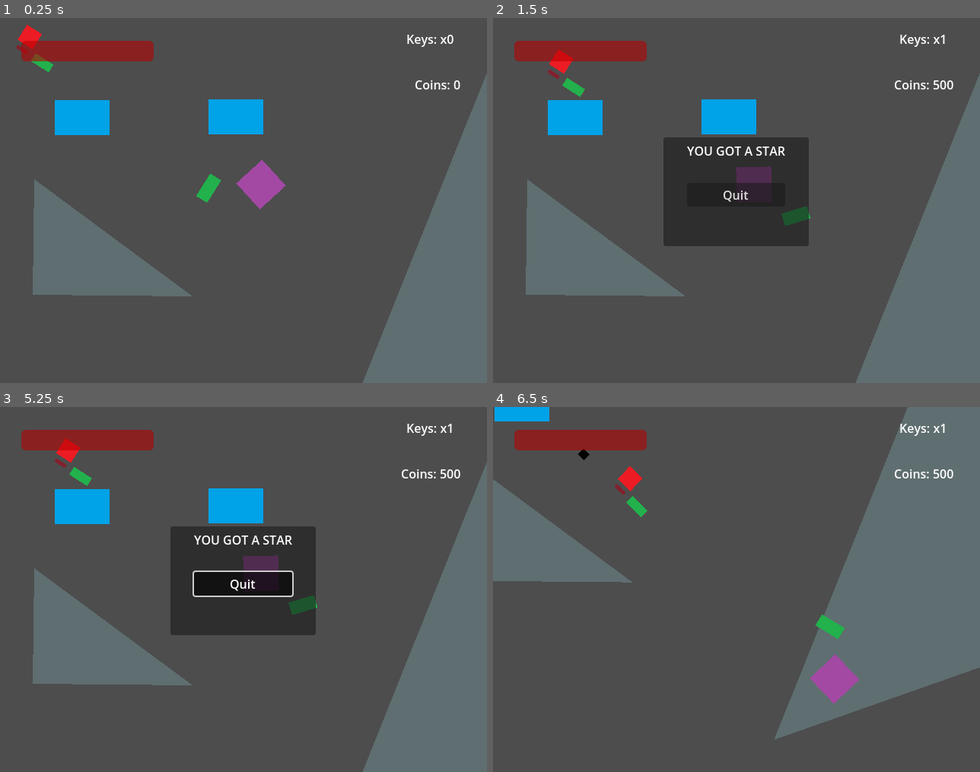
Above: before the commit, frames 1-4 (two rows, left to right).
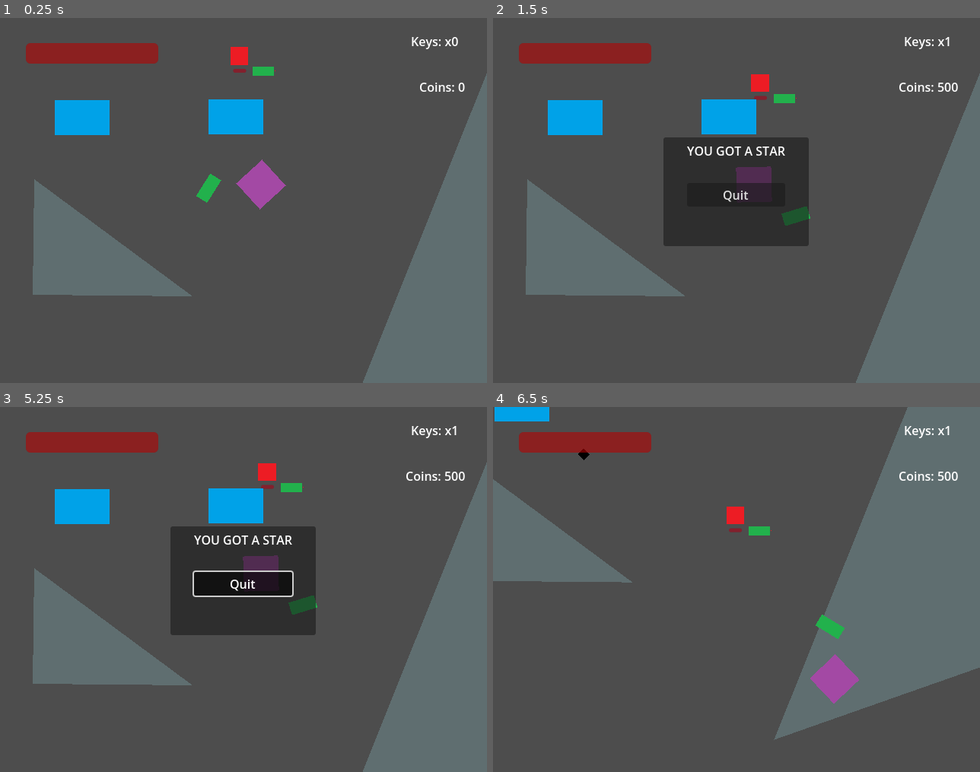
Above: after the commit, the same moments.

Repository: tehlyre/document1
Game: Godot game, scene res://scenes/main.tscn
The game is run twice, just before and just after one commit, with the same random seed, the same clock (stepped at 60 frames per second) and the same inputs.
Inputs (mouse positions are in pixels of both pictures, inside the frame that each line leads up to):
- Up to frame 1 (0.25 s): no input
- Up to frame 2 (1.5 s): tap Enter at 0.5 s; move the mouse to (843, 182) at 0.52 s; hold Right (right) 0.53-1.28 s; hold C (interact) 0.53-1.28 s; click (843, 182) at 0.67 s; tap Space at 1.25 s; move the mouse to (639, 218) at 1.27 s; hold Down (down) from 1.28 s (still down); click (639, 218) at 1.35 s
- Up to frame 3 (5.25 s): tap Enter at 2, 3.5 s; move the mouse to (292, 509) at 2.02 s; release Down (down) at 2.03 s; hold Right (right) 2.03-2.78 s; hold C (interact) 2.03-2.78 s; tap Space at 2.75, 4.25 s; move the mouse to (219, 662) at 2.77 s; hold Up (up) 2.78-3.53 s; click (219, 662) at 2.85 s; move the mouse to (389, 644) at 3.52 s; hold C (interact) 3.53-4.28 s; hold Left (left) 3.53-5.03 s; move the mouse to (97, 534) at 4.27 s; click (97, 534) at 4.35 s; move the mouse to (267, 589) at 5.02 s; hold Down (down) from 5.03 s (still down); hold C (interact) from 5.03 s (still down); click (267, 589) at 5.17 s
- Up to frame 4 (6.5 s): move the mouse to (663, 498) at 5.77 s; release Down (down) at 5.78 s; release C (interact) at 5.78 s; hold Right (right) from 5.78 s (still down); click (663, 498) at 5.85 s

The runs differ from the first frame. In frame 1, 1.3% of the frame differs, in the area x 3-96%, y 1-21%; in frame 2, 1.4%; in frame 3, 1.4%; in frame 4, 1.4%, in the area x 4-96%, y 4-36%.

Commit message:
Document1 commit ELUSIVE
implemented SinEStR 2.0, adding basic pathfinding in the form of the PEEK state

Diff:
--- a/scenes/Characters/enemigo.tscn
+++ b/scenes/Characters/enemigo.tscn
@@ -38,6 +38,7 @@
 texture = ExtResource("2_lc6c0")
 
 [node name="alpha_particle" type="RayCast2D" parent="."]
+visible = false
 position = Vector2(-1, 0)
 target_position = Vector2(64, 0)
 
--- a/scenes/Levels/container.tscn
+++ b/scenes/Levels/container.tscn
@@ -33,10 +33,10 @@
 anchors_preset = 0
 anchor_right = 0.0
 anchor_bottom = 0.0
-offset_left = 2.0
-offset_top = 2.0
-offset_right = 2.0
-offset_bottom = 2.0
+offset_left = 8.0
+offset_top = 5.0
+offset_right = 8.0
+offset_bottom = 5.0
 grow_horizontal = 1
 grow_vertical = 1
 player = NodePath("../../Durdan")
@@ -66,6 +66,7 @@
 polygon = PackedVector2Array(131, -63, 333, -66, 335, -26, 138, -28)
 
 [node name="Enemy" parent="." node_paths=PackedStringArray("player") instance=ExtResource("6_f1ryr")]
+position = Vector2(297, 30)
 player = NodePath("../Durdan")
 
 [node name="Chests" type="Node2D" parent="."]
--- /dev/null
+++ b/scenes/debug_window.tscn
@@ -0,0 +1,32 @@
+[gd_scene load_steps=2 format=3 uid="uid://bq1oj0jl1yl3"]
+
+[ext_resource type="Script" path="res://scripts/supplemental tools/debug_window.gd" id="1_heuti"]
+
+[node name="debug_window" type="Window"]
+position = Vector2i(0, 36)
+size = Vector2i(400, 600)
+script = ExtResource("1_heuti")
+
+[node name="Control" type="Control" parent="."]
+layout_mode = 3
+anchors_preset = 0
+offset_right = 40.0
+offset_bottom = 40.0
+
+[node name="VBoxContainer" type="VBoxContainer" parent="Control"]
+layout_mode = 0
+offset_right = 40.0
+offset_bottom = 40.0
+
+[node name="Label" type="Label" parent="Control/VBoxContainer"]
+layout_mode = 2
+text = "Enemy State:"
+
+[node name="Label2" type="Label" parent="Control/VBoxContainer"]
+layout_mode = 2
+
+[node name="Label3" type="Label" parent="Control/VBoxContainer"]
+layout_mode = 2
+
+[node name="Label4" type="Label" parent="Control/VBoxContainer"]
+layout_mode = 2
--- a/scripts/enemy.gd
+++ b/scripts/enemy.gd
@@ -34,6 +34,8 @@
 var plus_suggestion
 var minus = true
 var plus = true
+var peek_init = false
+var lock_on
 
 # enum States: The states that govern the behavior of the enemy. Currently, only seek (move towards player), stop, and flee (move away from player) have been implemented.
 enum States {
@@ -66,7 +68,13 @@
 	velocity += (desired_velocity-velocity)
 
 func peek():
-	var peeking = true
+	if peek_init:
+		peek_init = false
+	if ($beta_minus.target_position - to_local(player.position)).length() < 0.01:
+		peek_init = true
+		lock_on = to_local(player.position)
+		$beta_minus.target_position = lock_on
+		$beta_plus.target_position = lock_on
 	if minus:
 		$beta_minus.target_position = $beta_minus.target_position.rotated(0.1)
 	if plus:
@@ -78,10 +86,10 @@
 		plus_suggestion = $beta_plus.target_position
 		plus = false
 	if !minus and !plus:
-		if (to_local(player.position)-$beta_plus.target_position).length() < (to_local(player.position)-$beta_minus.target_position).length():
-			velocity = ($beta_plus.target_position.normalized()*max_sped).rotated(PI/8)
-		elif (to_local(player.position)-$beta_minus.target_position).length() < (to_local(player.position)-$beta_plus.target_position).length():
-			velocity = ($beta_minus.target_position.normalized()*max_sped).rotated(PI/8)
+		if (lock_on-$beta_plus.target_position).length() < (lock_on-$beta_minus.target_position).length():
+			velocity = ($beta_plus.target_position.normalized()*max_speed)
+		elif (lock_on-$beta_minus.target_position).length() < (lock_on-$beta_plus.target_position).length():
+			velocity = ($beta_minus.target_position.normalized()*max_speed)
 
 # void set_state(void): Sets the appropriate state for the enemy based on preconceived conditions. If the player is farther than 200 units away, switch state to seek. If the
 # player is around 200 units away, switch state to stop, and if the player is under 200 units away, switch state to flee.
@@ -112,9 +120,12 @@
 # deleted if its health is zero.
 func _physics_process(delta):
 	$alpha_particle.target_position = to_local(player.position)
+	#$RayCast2D.target_position = velocity
 	if state != States.PEEK:
 		$beta_minus.target_position = to_local(player.position)
 		$beta_plus.target_position = to_local(player.position)
+		plus = true
+		minus = true
 	set_state()
 	hazard_thingy()
 
@@ -128,7 +139,7 @@
 		States.PEEK:
 			peek()
 
-	look_at(player.position)
+	#look_at(player.position)
 	move_and_slide()
 	$healthbar.value = health
 	if health <= 1:
--- a/scripts/game.gd
+++ b/scripts/game.gd
@@ -26,9 +26,12 @@
 
 @onready var pausemenu : Control = $CanvasLayer/Pause
 @onready var deathmenu : Control = $CanvasLayer/Death
-@onready var chestmenu : Control = $"CanvasLayer/Chest Pop Up"
+@onready var chestmenu : Control = $CanvasLayer/Chest
 @onready var player : CharacterBody2D = $container/Durdan
 var inventory = {'keys':0, 'coins':0}
+
+var debug = preload("res://scenes/debug_window.tscn")
+var enemy_state : String
 
 var ded : bool = false
 var game_paused : bool = false:
@@ -44,10 +47,15 @@
 # Function void _ready()
 # Called when the game starts. Connects resume to on_resume, restart to on_restart, and you_died to on_player_death.
 func _ready():
+	get_viewport().set_embedding_subwindows(false)
 	pausemenu.connect("resume", on_resume)
 	deathmenu.connect("restart", on_restart)
 	player.connect("you_died", on_player_death)
 	player.connect("open_chest", on_player_open_chest)
+	var d = debug.instantiate()
+	add_child(d)
+	d.position = Vector2(100,100)
+
 
 # Function void _input(InputEvent event)
 # Pauses/resumes the game when escape is pressed so long as the player is alive. The pause button cannot be activated
@@ -84,3 +92,8 @@
 func _process(delta):
 	$container/CanvasLayer/HUD/Inventory/keys.text = "Keys: x"+str(inventory['keys'])
 	$container/CanvasLayer/HUD/Inventory/coins.text = "Coins: "+str(inventory['coins'])
+	$debug_window/Control/VBoxContainer/Label.text = "Enemy State: "+$container/Enemy.States.keys()[$container/Enemy.state]
+	$debug_window/Control/VBoxContainer/Label2.text = "Beta Plus: " + str($container/Enemy/beta_plus.target_position)
+	$debug_window/Control/VBoxContainer/Label3.text = "Beta Minus: " + str($container/Enemy/beta_minus.target_position)
+	if $container/Enemy.velocity != null:
+		$debug_window/Control/VBoxContainer/Label4.text = "Velocity: " + str($container/Enemy.velocity)
--- /dev/null
+++ b/scripts/supplemental tools/debug_window.gd
@@ -0,0 +1,14 @@
+extends Window
+
+
+# Called when the node enters the scene tree for the first time.
+func _ready():
+	pass # Replace with function body.
+
+
+# Called every frame. 'delta' is the elapsed time since the previous frame.
+func _process(delta):
+	pass
+
+func _on_close_requested():
+	queue_free()
